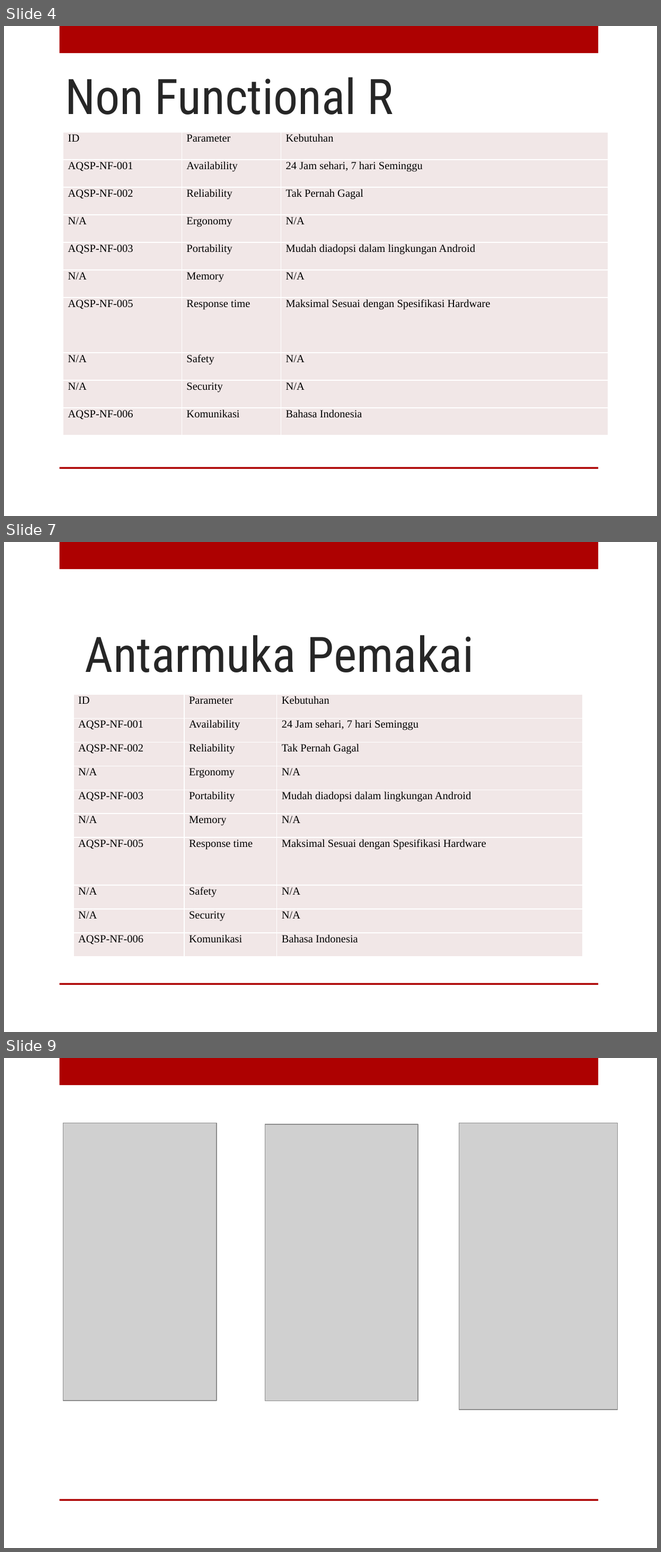
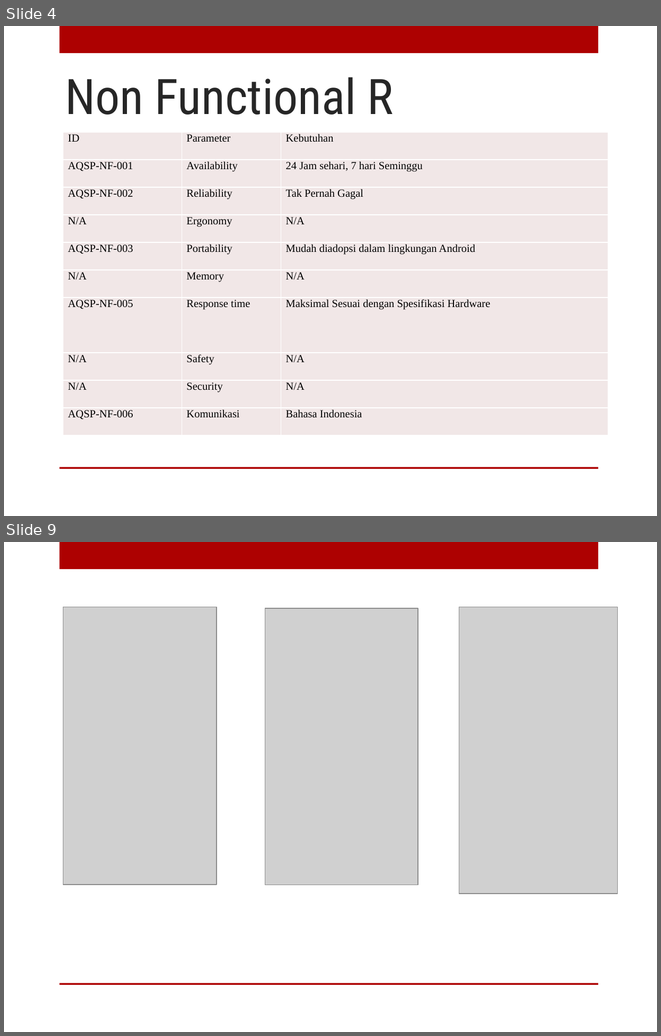
Before and after one commit to FikriFikrulMubarok/Tubes--IFG--1127050059--1127050043, a slide deck: Aplikasi Quis Sambung Peribahasa.pptx. Shown one above the other, each under a label of ours: slides 4, 7 and 9 before the commit, slides 4 and 9 after it; the slides between them are not shown. The pictures are 661x1552 and 661x1036 pixels, drawn with LibreOffice and Linux fonts; fonts in the diff are those of the drawing; grey boxes stand for pictures; background and template pictures are left out. Boxes give left, top, right and bottom in pixels: in the first picture for what was removed or moved away, otherwise in the second. Text is boxed around its words. In the diff, an @@ line names an element or a change of style, - is before the commit and + after.

```diff
--- a/Aplikasi Quis Sambung Peribahasa.pptx
+++ b/Aplikasi Quis Sambung Peribahasa.pptx
@@ slide 7 removed at [4,542,657,1032], background picture (left out); not listed: 2 template elements that a slide beside it also shows @@
@@ title removed at [85,635,474,672] @@
-Antarmuka Pemakai
@@ table removed at [73,694,583,956], 10 rows, 3 columns @@
-ID | Parameter | Kebutuhan
-AQSP-NF-001 | Availability | 24 Jam sehari, 7 hari Seminggu
-AQSP-NF-002 | Reliability | Tak Pernah Gagal
-N/A | Ergonomy | N/A
-AQSP-NF-003 | Portability | Mudah diadopsi dalam lingkungan Android
-N/A | Memory | N/A
-AQSP-NF-005 | Response time | Maksimal Sesuai dengan Spesifikasi Hardware
-N/A | Safety | N/A
-N/A | Security | N/A
-AQSP-NF-006 | Komunikasi | Bahasa Indonesia
```
Also in this commit, not shown: 6 slides changed, 2 slides added, 10 other files.
